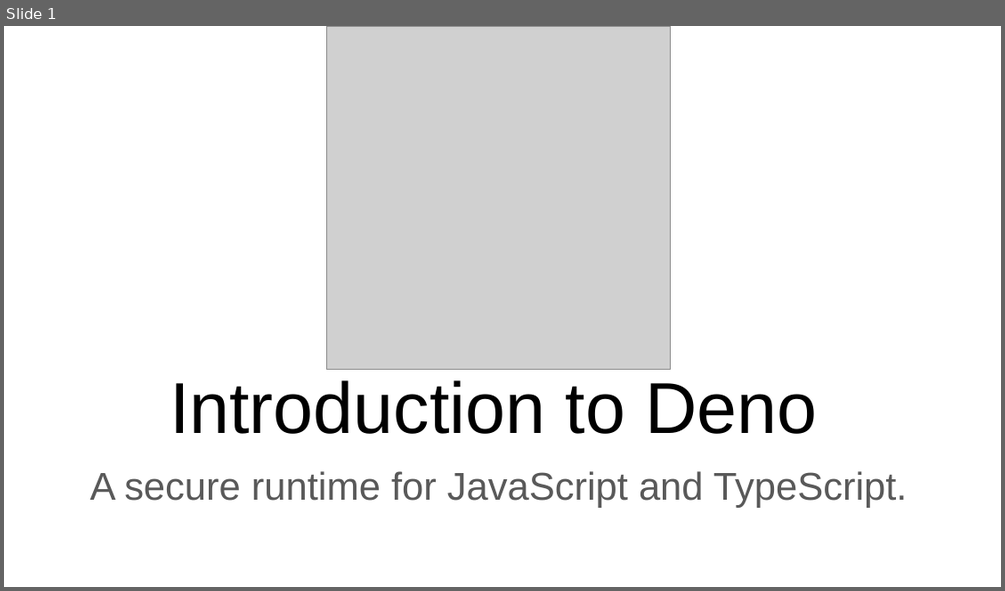
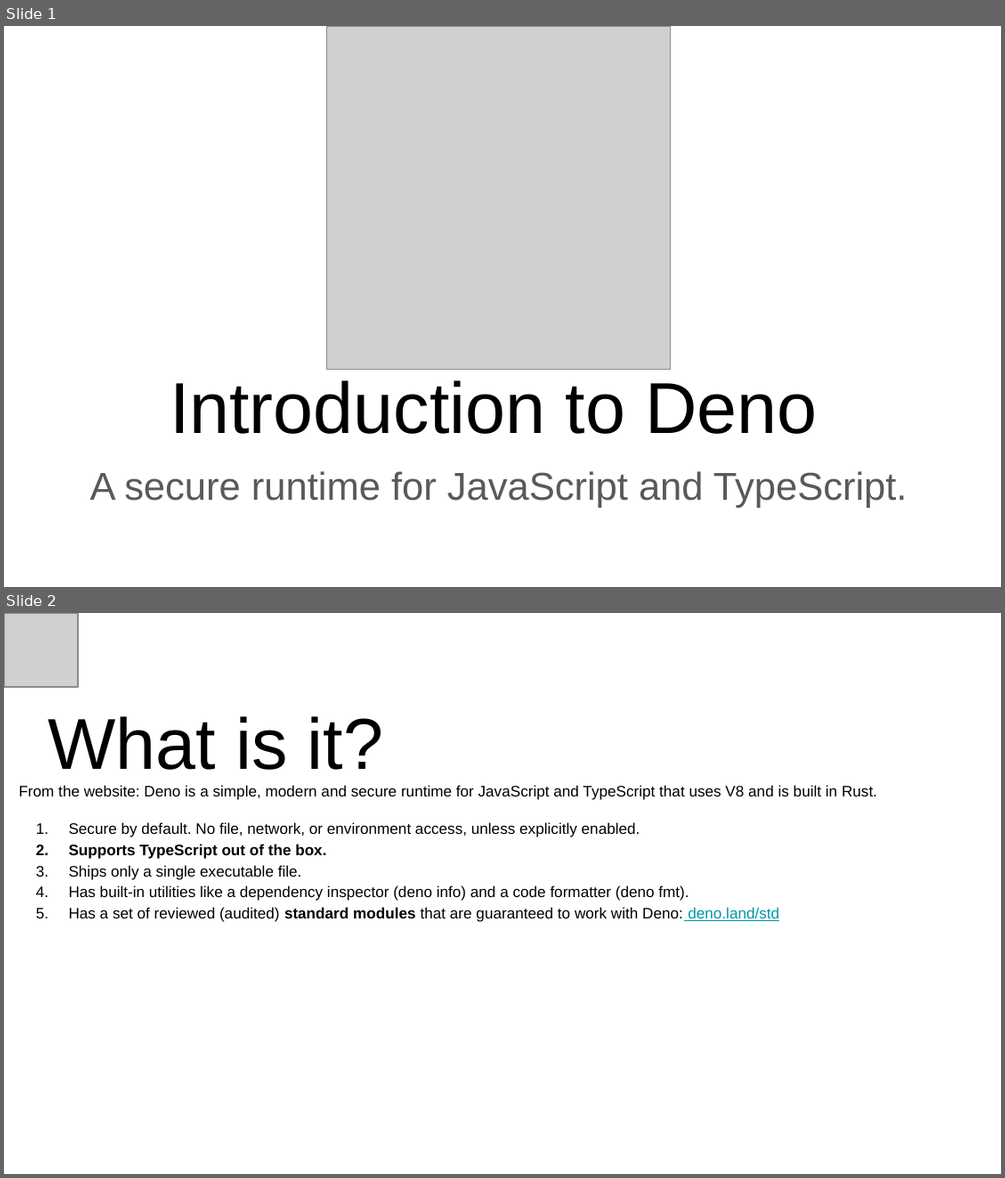
Before and after one commit to michaelachrisco/deno-developer-talk, a slide deck: Introduction to Deno.pptx. Shown one above the other, each under a label of ours: slide 1 before the commit, slides 1 and 2 after it. The pictures are 1005x591 and 1005x1178 pixels, drawn with LibreOffice and Linux fonts; fonts in the diff are those of the drawing; grey boxes stand for pictures. Boxes give left, top, right and bottom in pixels: in the first picture for what was removed or moved away, otherwise in the second. Text is boxed around its words. In the diff, an @@ line names an element or a change of style, - is before the commit and + after.

```diff
--- a/Introduction to Deno.pptx
+++ b/Introduction to Deno.pptx
@@ slide 2 added at (4, 613, 1001, 1174), background #FFFFFF @@
@@ picture added at (4, 613, 78, 687) @@
@@ title added at (48, 716, 383, 770), 52 pt, text #000000 @@
+What is it?
@@ text added at (19, 785, 877, 922), 11 pt, text #000000 @@
+From the website: Deno is a simple, modern and secure runtime for JavaScript and TypeScript that uses V8 and is built in Rust.
+1. Secure by default. No file, network, or environment access, unless explicitly enabled.
+2. Supports TypeScript out of the box.
+3. Ships only a single executable file.
+4. Has built-in utilities like a dependency inspector (deno info) and a code formatter (deno fmt).
+5. Has a set of reviewed (audited) standard modules that are guaranteed to work with Deno: deno.land/std
```
Also in this commit, not shown: 1 slide changed, 1 other slide added, 1 other file.
